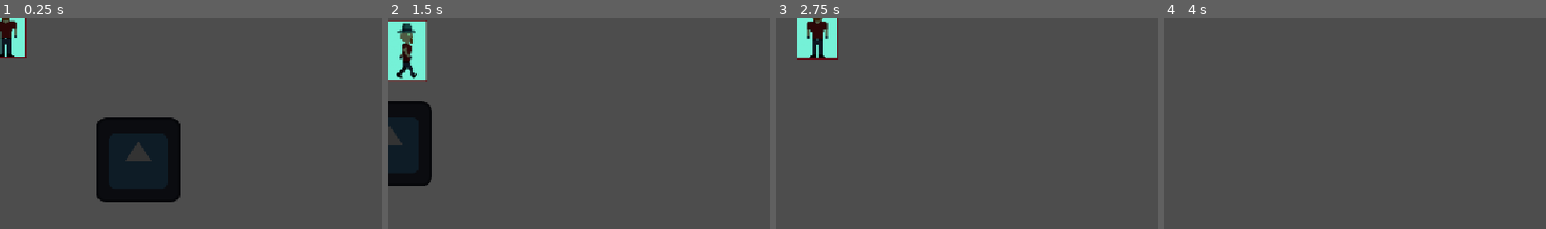
Above: before the commit, frames 1-4 (left to right).
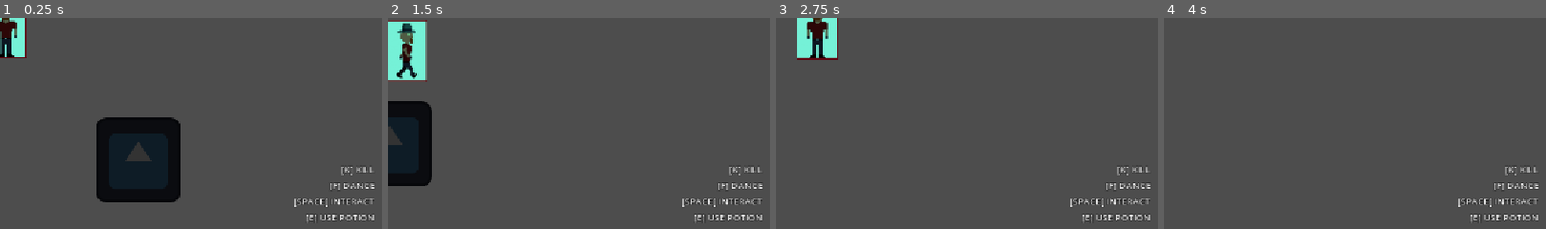
Above: after the commit, the same moments.

Repository: Tijana0/Last-One-Dancing
Game: Godot game, scene res://scenes/network_manager.tscn
Two runs of this game, one before a commit and one after it. Both use one fixed random seed, a clock stepped at 60 frames per second and the inputs below. This scene is started directly instead of the project's main scene. The engine's default icon, where the game draws it, is replaced by a stand-in: a white triangle on a blue panel in a dark square.
Inputs:
- Up to frame 1 (0.25 s): no input
- Up to frame 2 (1.5 s): tap Enter (ui_accept) at 0.5, 0.77 s; hold Right (ui_right) 0.53-1.28 s; tap F (dance) at 0.6 s; hold Down (ui_down) from 1.28 s (still down); tap K at 1.35 s
- Up to frame 3 (2.75 s): tap Enter (ui_accept) at 1.52 s; release Down (ui_down) at 2.03 s; hold Right (ui_right) from 2.03 s (still down); hold Space from 2.03 s (still down)
- Up to frame 4 (4 s): release Right (ui_right) at 2.78 s; release Space at 2.78 s; hold Up (ui_up) 2.78-3.53 s; tap E at 2.85 s; tap Enter (ui_accept) at 3.02, 3.77 s; hold Left (ui_left) from 3.53 s (still down); tap F (dance) at 3.6 s
The pictures show only the part of the screen within x 49-99%, y 49-99%; the shares and areas given below are measured in that part.

The runs differ from the first frame. In frame 1, 1.0% of the frame differs, in the area x 77-98%, y 70-97%; in frame 2, 1.0%; in frame 3, 1.0%; in frame 4, 1.0%.

Commit message:
feat: add bottom-right shortcuts list to hud

Diff:
--- a/prefabs/player.tscn
+++ b/prefabs/player.tscn
@@ -114,6 +114,51 @@
 texture = ExtResource("3_heart_full")
 expand_mode = 1
 stretch_mode = 5
+
+[node name="Shortcuts" type="VBoxContainer" parent="HUD"]
+anchors_preset = 3
+anchor_left = 1.0
+anchor_top = 1.0
+anchor_right = 1.0
+anchor_bottom = 1.0
+offset_left = -220.0
+offset_top = -120.0
+offset_right = -20.0
+offset_bottom = -20.0
+grow_horizontal = 0
+grow_vertical = 0
+
+[node name="KillLabel" type="Label" parent="HUD/Shortcuts"]
+layout_mode = 2
+theme_override_colors/font_outline_color = Color(0, 0, 0, 1)
+theme_override_constants/outline_size = 4
+theme_override_font_sizes/font_size = 14
+text = "[K] KILL"
+horizontal_alignment = 2
+
+[node name="DanceLabel" type="Label" parent="HUD/Shortcuts"]
+layout_mode = 2
+theme_override_colors/font_outline_color = Color(0, 0, 0, 1)
+theme_override_constants/outline_size = 4
+theme_override_font_sizes/font_size = 14
+text = "[F] DANCE"
+horizontal_alignment = 2
+
+[node name="InteractLabel" type="Label" parent="HUD/Shortcuts"]
+layout_mode = 2
+theme_override_colors/font_outline_color = Color(0, 0, 0, 1)
+theme_override_constants/outline_size = 4
+theme_override_font_sizes/font_size = 14
+text = "[SPACE] INTERACT"
+horizontal_alignment = 2
+
+[node name="PotionLabel" type="Label" parent="HUD/Shortcuts"]
+layout_mode = 2
+theme_override_colors/font_outline_color = Color(0, 0, 0, 1)
+theme_override_constants/outline_size = 4
+theme_override_font_sizes/font_size = 14
+text = "[E] USE POTION"
+horizontal_alignment = 2
 
 [node name="InventoryContainer" type="HBoxContainer" parent="HUD" unique_id=999999999]
 anchors_preset = 2
